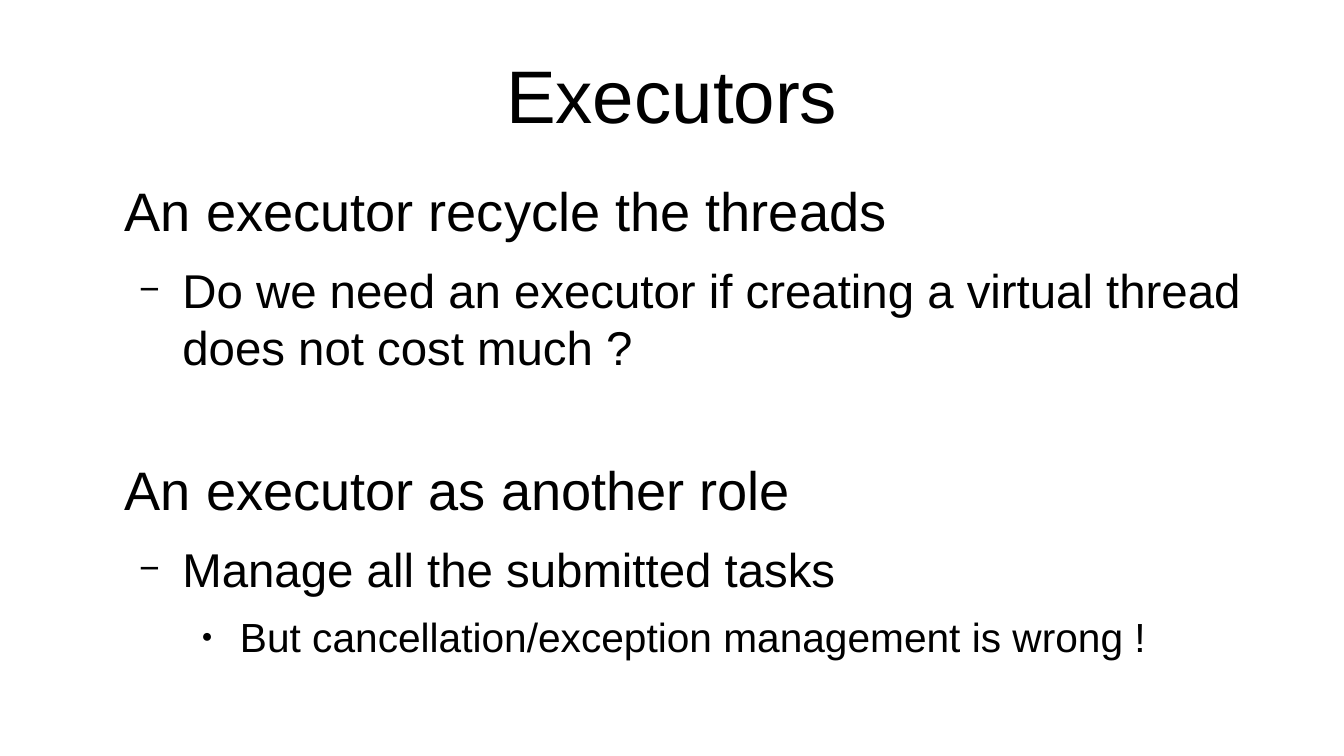
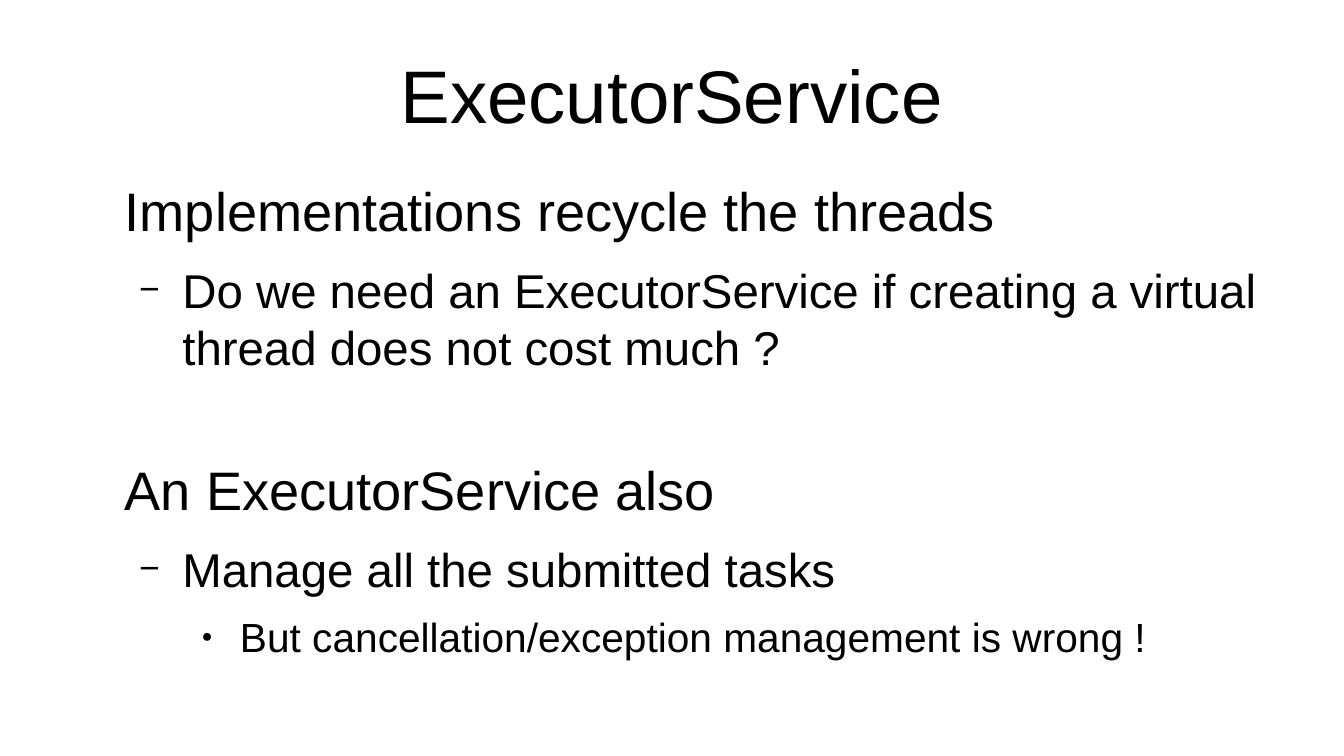
Before and after one commit to forax/loom-fiber, a slide deck: slide 42 of loom is looming.odp. Drawn at 1344x756 pixels with LibreOffice and Linux fonts; fonts in the diff are those of the drawing. Boxes give left, top, right and bottom in pixels: in the first picture for what was removed or moved away, otherwise in the second. Text is boxed around its words. In the diff, an @@ line names an element or a change of style, - is before the commit and + after.

```diff
--- a/loom is looming.odp
+++ b/loom is looming.odp
@@ title at <box>400,69,942,124</box>: text changed @@
-Executors
+ExecutorService
@@ text at <box>125,191,1256,511</box>: text changed @@
-An executor recycle the threads
-  − Do we need an executor if creating a virtual thread does not cost much ?
-An executor as another role
+Implementations recycle the threads
+  − Do we need an ExecutorService if creating a virtual thread does not cost much ?
+An ExecutorService also
```
Also in this commit, not shown: 10 other slides changed, 1 other file.
